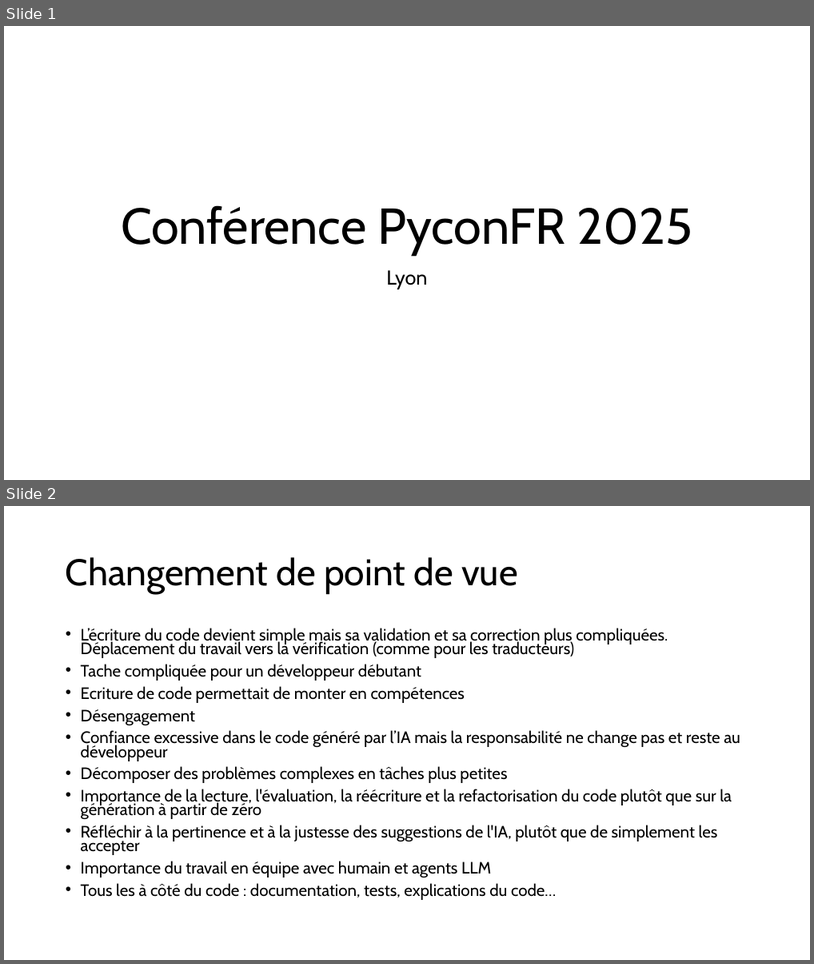
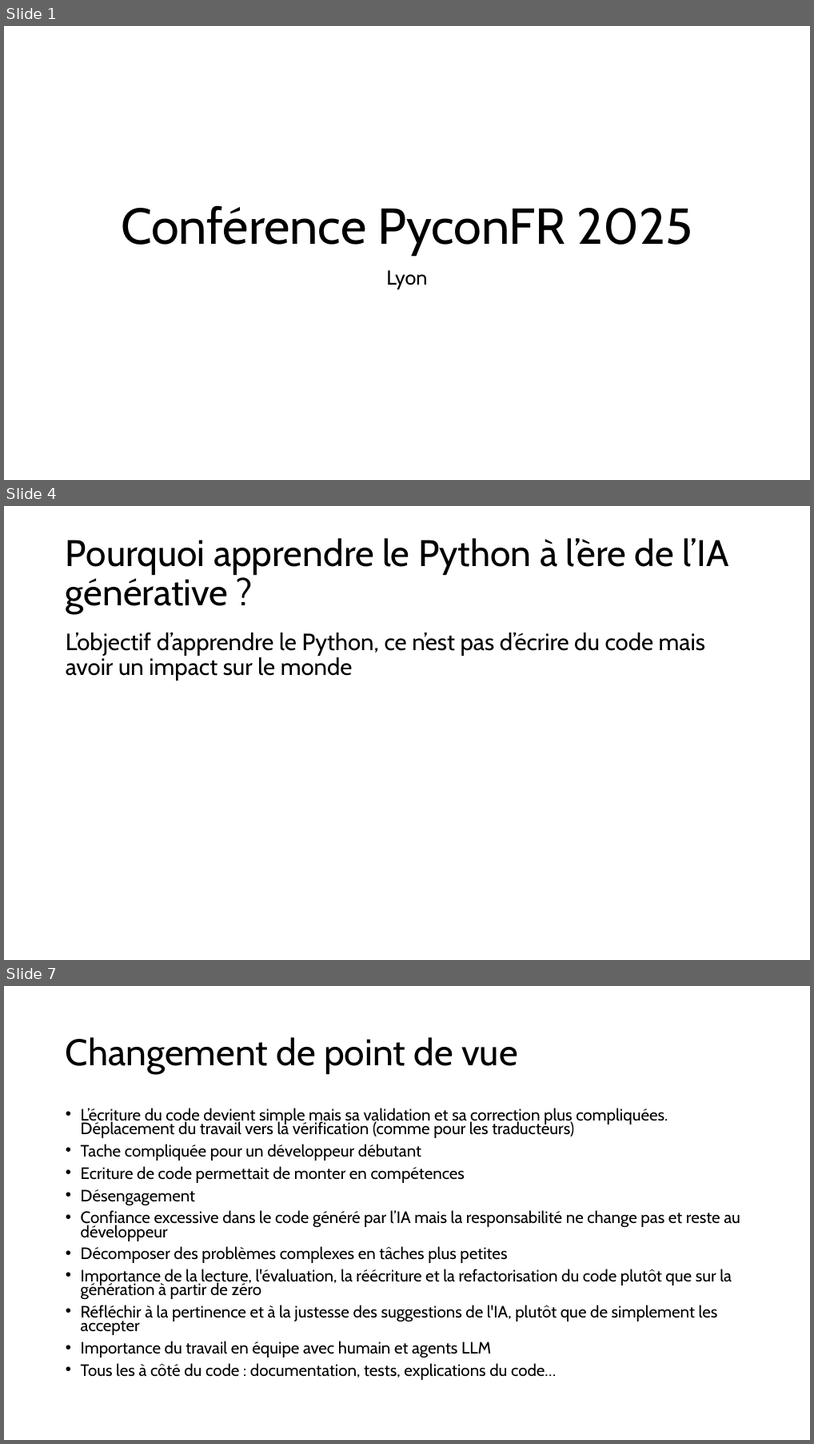
Before and after one commit to Pierre-Loic/prez-Pyconfr-2025, a slide deck: Prez Pyconfr.pptx. Shown one above the other, each under a label of ours: slides 1 and 2 before the commit, slides 1, 4 and 7 after it; the slides between them are not shown. The pictures are 814x964 and 814x1444 pixels, drawn with LibreOffice and Linux fonts; fonts in the diff are those of the drawing. Boxes give left, top, right and bottom in pixels: in the first picture for what was removed or moved away, otherwise in the second. Text is boxed around its words. In the diff, an @@ line names an element or a change of style, - is before the commit and + after.

```diff
--- a/Prez Pyconfr.pptx
+++ b/Prez Pyconfr.pptx
@@ slide 4 added at (4,506,810,960), background #FFFFFF @@
@@ title added at (66,538,729,614), 44 pt, text #000000 @@
+Pourquoi apprendre le Python à l’ère de l’IA générative ?
@@ text added at (66,632,706,680), 28 pt, text #000000 @@
+L’objectif d’apprendre le Python, ce n’est pas d’écrire du code mais avoir un impact sur le monde
@@ what was slide 2 is now slide 7 @@
```
Also in this commit, not shown: 4 other slides added.
